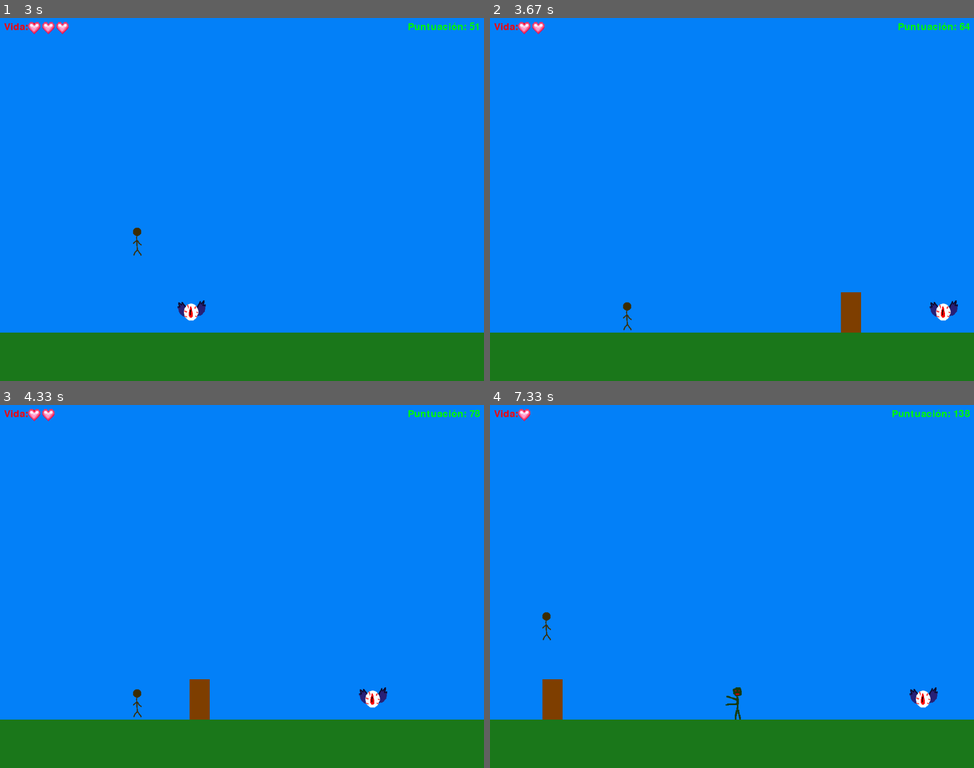
Above: before the commit, frames 1-4 (two rows, left to right).
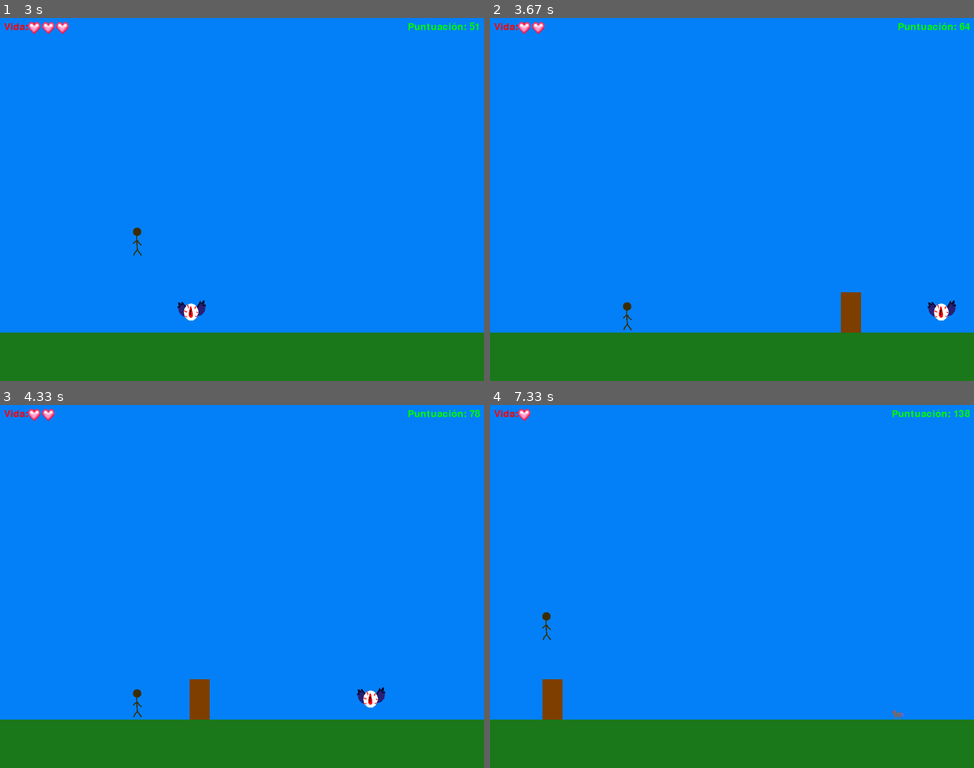
Above: after the commit, the same moments.

Repository: Jol-XD/Corre-Paco-Corre
Game: pygame game, started from proyecto/Juego(test-Jack).py
Same seed, same stepped clock (60 frames per second), same inputs: the game is played once before the commit and once after it.
Inputs (mouse positions are in pixels of both pictures, inside the frame that each line leads up to):
- Up to frame 1 (3 s): click (237, 195) at 0.38 s; tap Space at 0.67 s; hold Up 1-1.47 s; hold Down 1.5-1.8 s; hold Up 1.83-2.2 s; hold Up 2.63-2.93 s
- Up to frame 2 (3.67 s): no input
- Up to frame 3 (4.33 s): no input
- Up to frame 4 (7.33 s): hold Up 4.77-5.13 s; hold Up 5.57-5.87 s; hold Up from 7.03 s (still down)

Frame 1 is identical in both runs. In frame 2, 0.2% of the frame differs, in the area x 90-97%, y 77-84%; in frame 3, 0.2%; in frame 4, 0.4%, in the area x 48-93%, y 77-87%.

Commit message:
Enemigos randomizaos

Diff:
--- a/proyecto/Juego(test-Jack).py
+++ b/proyecto/Juego(test-Jack).py
@@ -275,7 +275,7 @@
     def reiniciar(self):
         self.rect.x = screen_width
         self.rect.y = 700
-        self.velocity_x += -0.25
+        self.velocity_x += -5
         self.derrotado = False
 
 class EnemigoVolador(pygame.sprite.Sprite):
@@ -301,7 +301,7 @@
     def reiniciar(self):
         self.rect.x = screen_width
         self.rect.y = 700
-        self.velocity_x += -0.25
+        self.velocity_x += -5
         self.derrotado = False
 
 class EnemigoEnano(pygame.sprite.Sprite):
@@ -327,37 +327,32 @@
     def reiniciar(self):
         self.rect.x = screen_width
         self.rect.y = 755
-        self.velocity_x += -0.25
+        self.velocity_x += -5
         self.derrotado = False
+
+enemigos_derrotados = []
+tiempo_transcurrido = 0
+
 
 jugador = jugador(320, 700, 0, 0)
 enemigos = pygame.sprite.Group()
 spawn_timer = 0
 spawn_interval = 3000
 
-ultimo_enemigo_derrotado = False
-enemigo_actual = None
-
 def generar_enemigo():
-    global enemigo_actual
-
-    if enemigo_actual is None:
-        numero_enemigo = random.randint(1, 3)  # Elegir un número aleatorio entre 1 y 3
-
-        # Asignar el tipo de enemigo en función del número aleatorio
-        if numero_enemigo == 1:
-            tipo_enemigo = EnemigoNormal
-        elif numero_enemigo == 2:
-            tipo_enemigo = EnemigoVolador
-        else:
-            tipo_enemigo = EnemigoEnano
-
-        nuevo_enemigo = tipo_enemigo(screen_width, 700)
-        nuevo_enemigo.numero = numero_enemigo
-        enemigo_actual = nuevo_enemigo
-        enemigos.add(enemigo_actual)
-
-        print(f"¡Apareció un enemigo número {numero_enemigo}!")
+    numero_enemigo = random.randint(1, 3)
+
+    if numero_enemigo == 1:
+        tipo_enemigo = EnemigoNormal
+    elif numero_enemigo == 2:
+        tipo_enemigo = EnemigoVolador
+    else:
+        tipo_enemigo = EnemigoEnano
+
+    nuevo_enemigo = tipo_enemigo(screen_width, 700)
+    nuevo_enemigo.numero = numero_enemigo
+    enemigos.add(nuevo_enemigo)
+    print(f"¡Apareció un enemigo número {numero_enemigo}!")
 
 font = pygame.font.SysFont("arialblack", 40)
 puntuacion = 0
@@ -464,6 +459,10 @@
 
 run = True
 
+# ... (código anterior)
+
+run = True
+
 while run:
     for event in pygame.event.get():
         if event.type == pygame.QUIT:
@@ -485,17 +484,12 @@
                     jugador.detener_ataque()
 
             if jugador.attack_rect:
-                    for enemigo in enemigos:
-                        if jugador.attack_rect.colliderect(enemigo.rect):
-                            puntuacion += 10
-                            print("¡Enemigo derrotado!")
-                            enemigo.derrotado = True
-                            enemigos.remove(enemigo)
-                            ultimo_enemigo_derrotado = True
-
-            if ultimo_enemigo_derrotado:
-                generar_enemigo()
-
+                for enemigo in enemigos:
+                    if jugador.attack_rect.colliderect(enemigo.rect):
+                        puntuacion += 10
+                        enemigos_derrotados.append(enemigo)
+                        print("¡Enemigo derrotado!")
+                        generar_enemigo()
 
     colisiones = pygame.sprite.spritecollide(jugador, enemigos, False)
     if colisiones:
@@ -503,15 +497,12 @@
             jugador.vida -= 1
             print(f"¡El jugador perdió 1 vida! Vidas restantes: {jugador.vida}")
         for enemigo in colisiones:
-            enemigo.derrotado = True
-            print("¡Enemigo te quito 1 vida!")
-            ultimo_enemigo_derrotado = True
-
-    choque = pygame.sprite.spritecollide(jugador, estructuras, False)
-    if choque:
-        estructura_colisionada = choque[0]
-        if jugador.rect.right > estructura_colisionada.rect.left:
-            jugador.rect.right = estructura_colisionada.rect.left
+            enemigos_derrotados.append(enemigo)
+            print("¡Enemigo derrotado!")
+            generar_enemigo()
+
+    for enemigo in enemigos_derrotados:
+        enemigos.remove(enemigo)
 
     if jugador.rect.right < 0:
         print("¡Juego terminado! Se salió de la pantalla.")
@@ -527,13 +518,21 @@
         menu_activo = True
         reiniciar_juego()
 
+    choque = pygame.sprite.spritecollide(jugador, estructuras, False)
+    if choque:
+        estructura_colisionada = choque[0]
+        if jugador.rect.right > estructura_colisionada.rect.left:
+            jugador.rect.right = estructura_colisionada.rect.left
+
     jugador.update()
     enemigos.update()
     estructuras.update()
 
     current_time = pygame.time.get_ticks()
-
-# Aumenta la velocidad de los enemigos en función del tiempo transcurrido
+    tiempo_transcurrido = current_time
+
+
+    # Aumenta la velocidad de los enemigos en función del tiempo transcurrido
 
     pantalla.fill(FONDO)
 
